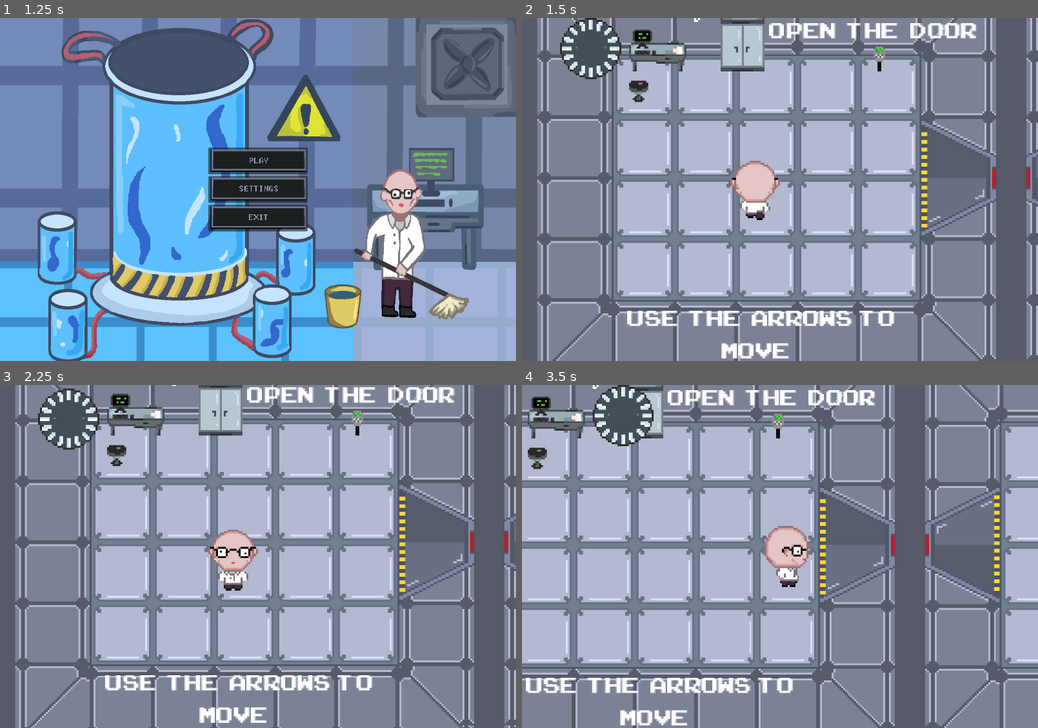
Above: before the commit, frames 1-4 (two rows, left to right).
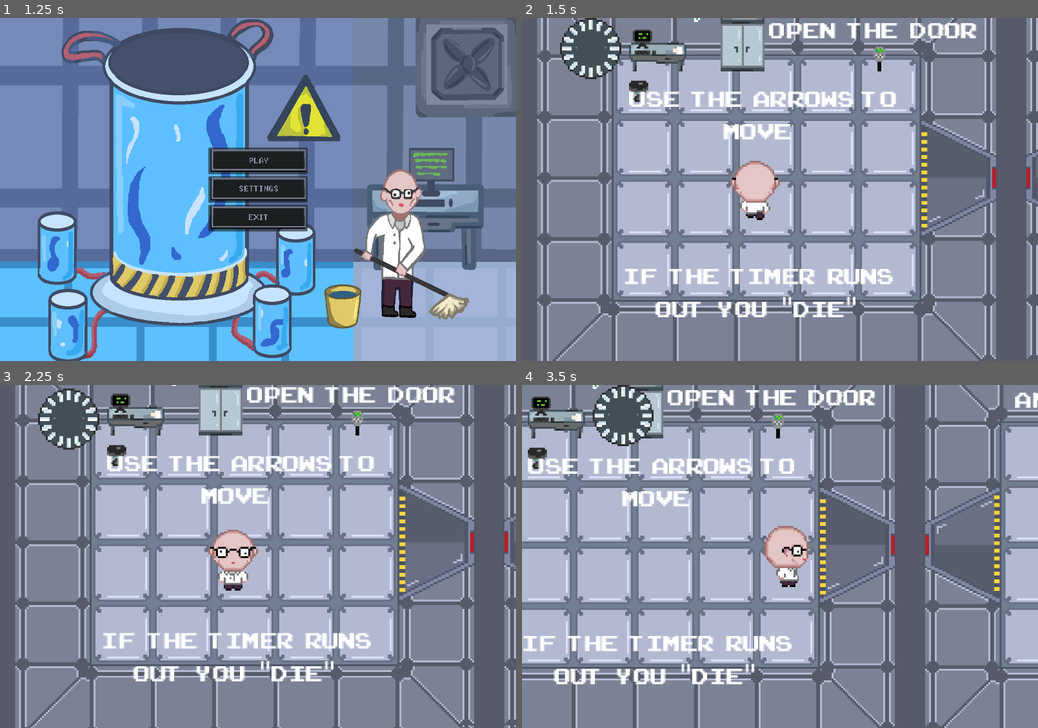
Above: after the commit, the same moments.

Repository: Pi-pol/Tachyon-race
Game: Godot game, scene res://Scenes/title.tscn
Same seed, same stepped clock (60 frames per second), same inputs: the game is played once before the commit and once after it.
Inputs (mouse positions are in pixels of both pictures, inside the frame that each line leads up to):
- Up to frame 1 (1.25 s): tap Enter at 0.5 s; move the mouse to (371, 172) at 0.52 s; hold Right (ui_right) from 0.53 s (still down); tap R at 0.6 s; click (371, 172) at 0.67 s
- Up to frame 2 (1.5 s): release Right (ui_right) at 1.25 s; click (780, 162) at 1.25 s
- Up to frame 3 (2.25 s): tap Space at 2 s; move the mouse to (154, 573) at 2.02 s; hold Down (ui_down) from 2.03 s (still down); tap R at 2.1 s
- Up to frame 4 (3.5 s): move the mouse to (831, 481) at 2.77 s; release Down (ui_down) at 2.78 s; hold Right (ui_right) from 2.78 s (still down); tap K at 2.85 s; tap R at 3.05 s

Frame 1 is identical in both runs. In frame 2, 5.1% of the frame differs, in the area x 20-73%, y 21-100%; in frame 3, 5.2%; in frame 4, 5.3%, in the area x 0-100%, y 2-100%.

Commit message:
Room one fixed

Diff:
--- a/Scenes/1stlevel.tscn
+++ b/Scenes/1stlevel.tscn
@@ -7,10 +7,6 @@
 [ext_resource type="PackedScene" path="res://Scenes/button_game.tscn" id="6_4hc3a"]
 [ext_resource type="Script" path="res://fuel_loader.gd" id="7_3apam"]
 [ext_resource type="Script" path="res://Scripts/ButtonGame2.gd" id="7_6f5of"]
-[ext_resource type="PackedScene" path="res://Scenes/base_tilemap.tscn" id="7_fkt6h"]
-[ext_resource type="Script" path="res://Scenes/wiredActionField.gd" id="7_j28ma"]
-[ext_resource type="Script" path="res://Scenes/fuel_supply.gd" id="8_20lrw"]
-[ext_resource type="PackedScene" path="res://Scenes/doors_tilemap.tscn" id="8_k6orn"]
 [ext_resource type="PackedScene" uid="uid://deoer7bynwll4" path="res://Scenes/base_tilemap.tscn" id="7_fkt6h"]
 [ext_resource type="Script" path="res://wiredActionField.gd" id="7_j28ma"]
 [ext_resource type="Script" path="res://fuel_supply.gd" id="8_20lrw"]
@@ -27,7 +23,6 @@
 [ext_resource type="Script" path="res://Scripts/Camera2D.gd" id="17_wy7op"]
 [ext_resource type="AudioStream" uid="uid://sdot0hbnwsdv" path="res://Assets/SFX/theme.wav" id="18_8dxdt"]
 [ext_resource type="Script" path="res://Scripts/ColorRect.gd" id="19_d6gus"]
-[ext_resource type="PackedScene" uid="uid://oam176p0dnbq" path="res://Scenes/wires.tscn" id="19_tsrxe"]
 [ext_resource type="PackedScene" uid="uid://bw361al6qkycv" path="res://Scenes/wires.tscn" id="19_tsrxe"]
 [ext_resource type="Texture2D" uid="uid://b56fs7w4uxhsi" path="res://Assets/card.png" id="24_a5548"]
 
@@ -294,6 +289,18 @@
 [node name="AudioStreamPlayer2D" type="AudioStreamPlayer2D" parent="TileMap/Player"]
 stream = ExtResource("10_iyrer")
 
+[node name="Text1Node7" type="Node2D" parent="."]
+position = Vector2(187, 464)
+
+[node name="Text 1" type="RichTextLabel" parent="Text1Node7"]
+offset_left = 133.0
+offset_top = -369.0
+offset_right = 289.0
+offset_bottom = -303.0
+theme_override_fonts/normal_font = ExtResource("12_gps5e")
+text = "But   Even   if   You   die
+Your   progress   is   Safe"
+
 [node name="DoorsTilemap" parent="." instance=ExtResource("8_k6orn")]
 layer_0/z_index = 1410065407
 layer_0/tile_data = PackedInt32Array(196614, 0, 1, 131079, 65536, 0, 196615, 65536, 1, 131080, 131072, 0, 196616, 13107 …(362 unchanged characters)…
@@ -301,9 +308,6 @@
 
 [node name="AudioStreamPlayer2D" type="AudioStreamPlayer2D" parent="DoorsTilemap"]
 stream = ExtResource("13_jtfjq")
-
-[node name="Text1Node2" type="Node2D" parent="."]
-position = Vector2(373, 169)
 
 [node name="Text1Node" type="Node2D" parent="."]
 position = Vector2(156, 52)
@@ -320,13 +324,47 @@
 position = Vector2(82, 220)
 
 [node name="Text 1" type="RichTextLabel" parent="Text1Node3"]
-offset_left = -43.0
-offset_top = -58.0
-offset_right = 105.0
-offset_bottom = 8.0
+offset_left = -42.0
+offset_top = -173.0
+offset_right = 106.0
+offset_bottom = -107.0
 theme_override_fonts/normal_font = ExtResource("12_gps5e")
 text = "Use   the   arrows  to
                         move"
+
+[node name="Text1Node9" type="Node2D" parent="."]
+position = Vector2(81, 297)
+
+[node name="Text 1" type="RichTextLabel" parent="Text1Node9"]
+offset_left = -44.0
+offset_top = -157.0
+offset_right = 104.0
+offset_bottom = -91.0
+theme_override_fonts/normal_font = ExtResource("12_gps5e")
+text = "If   the   timer   runs
+        out   You   \"die\""
+
+[node name="Text1Node4" type="Node2D" parent="."]
+position = Vector2(237, 460)
+
+[node name="Text 1" type="RichTextLabel" parent="Text1Node4"]
+offset_left = 18.0
+offset_top = -461.0
+offset_right = 166.0
+offset_bottom = -395.0
+theme_override_fonts/normal_font = ExtResource("12_gps5e")
+text = "Pickup   The   card"
+
+[node name="Text1Node5" type="Node2D" parent="."]
+position = Vector2(180, 357)
+
+[node name="Text 1" type="RichTextLabel" parent="Text1Node5"]
+offset_left = 115.0
+offset_top = -345.0
+offset_right = 290.0
+offset_bottom = -279.0
+theme_override_fonts/normal_font = ExtResource("12_gps5e")
+text = "And   Place   it   Here ->"
 
 [node name="item" parent="." instance=ExtResource("13_l8ngd")]
 position = Vector2(492, 110)
@@ -343,6 +381,28 @@
 visible = false
 position = Vector2(96, 96)
 scale = Vector2(0.6, 0.6)
+
+[node name="Text1Node8" type="Node2D" parent="."]
+position = Vector2(521, 494)
+
+[node name="Text 1" type="RichTextLabel" parent="Text1Node8"]
+offset_left = 165.0
+offset_top = -328.0
+offset_right = 313.0
+offset_bottom = -262.0
+theme_override_fonts/normal_font = ExtResource("12_gps5e")
+text = "Put the fuel here"
+
+[node name="Text1Node6" type="Node2D" parent="."]
+position = Vector2(553, 562)
+
+[node name="Text 1" type="RichTextLabel" parent="Text1Node6"]
+offset_left = 165.0
+offset_top = -328.0
+offset_right = 313.0
+offset_bottom = -262.0
+theme_override_fonts/normal_font = ExtResource("12_gps5e")
+text = "Pickup The fuel"
 
 [connection signal="door_button_pressed" from="ButtonGame" to="DoorsTilemap" method="_on_button_game_door_button_pressed"]
 [connection signal="taken_fuel" from="ButtonGame4" to="TileMap/Player" method="_on_button_game_4_taken_fuel"]
--- a/Scripts/door_script.gd
+++ b/Scripts/door_script.gd
@@ -25,8 +25,7 @@
 
 
 
-
-func _on_button_game_2_door_button_2_pressed(Name):
+func _on_button_game_2_door_button_2_pressed():
 	$AudioStreamPlayer2D.play()
 	set_cell(0, Vector2(16, 2), 0, Vector2(0, 2))
 	set_cell(0, Vector2(16, 3), 0, Vector2(0, 3))
--- a/settings.json
+++ b/settings.json
@@ -1 +1 @@
-{"fullscreen":false,"resolution":2,"volume":0.542}
+{"fullscreen":true,"resolution":2,"volume":0.542}
Not shown: 1 places in Scenes/1stlevel.tscn that only renumber resources
